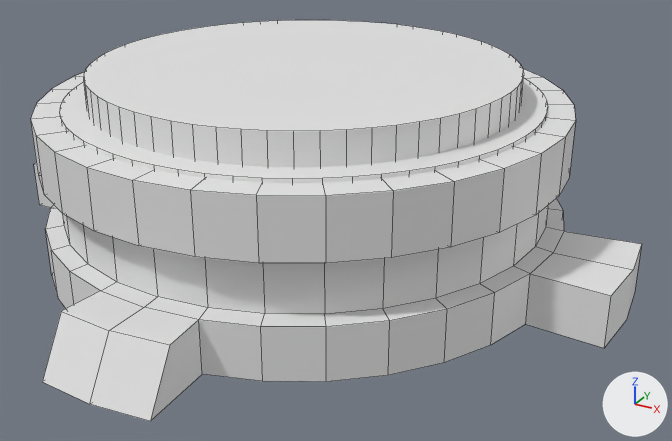
What one commit did to the Blender file Assets/Imports/player-base.blend.
Before and after are seen from a 50 mm camera at (3.93, -6.61, 2.91) aimed at (0.33, -0.06, -0.36). Every picture has the same lights, and +X, +Y and +Z are marked at lower right. Mesh edges are drawn as thin lines.

Objects in the first picture: 'Base', 'Push', 'Ring'.
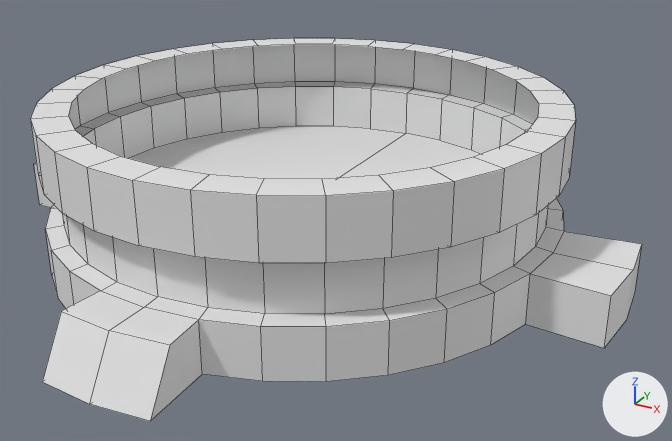
Diff of the bpy script that builds the scene:
```diff
--- a/Assets/Imports/player-base.blend.py
+++ b/Assets/Imports/player-base.blend.py
@@ me_cylinder @@
 me_cylinder.from_pydata(...)  # 133 vertices, 107 faces; spans x 0.0..1.28, y -1.27..1.28, z -1.0..1.0
 # used by ob_base; location = (0.0, 0.0, 0.0); scale = (2.24, 2.24, 0.692)
 # verts and faces of me_cylinder; kept vertices keep their numbers, new ones are numbered from 133
 # before: 86 (0.18, 0.92, -0.35), 88 (0.36, 0.86, -0.35), 90 (0.52, 0.78, -0.35), 92 (0.66, 0.66, -0.35), 94 (0.78, 0.52, -0.35)
 # before: 96 (0.86, 0.36, -0.35), 98 (0.92, 0.18, -0.35) at pixel (545, 227), 100 (0.93, 0.0, -0.35) at pixel (535, 246), 102 (0.92, -0.18, -0.35) at pixel (513, 266), 104 (0.86, -0.36, -0.35) at pixel (479, 283)
 # before: 106 (0.78, -0.52, -0.35) at pixel (435, 298), 108 (0.66, -0.66, -0.35) at pixel (382, 308), 110 (0.52, -0.78, -0.35) at pixel (324, 314), 112 (0.36, -0.86, -0.35) at pixel (264, 313), 114 (0.18, -0.92, -0.35) at pixel (207, 307)
 # before: 116 (0.0, -0.93, -0.35) at pixel (157, 296), 117 (0.0, 0.93, -0.35)
+# me_cylinder part 1
+faces += [(86, 88, 90, 92, 94, 96, 98, 100, 102, 104, 106, 108, 110, 112, 114, 116, 117)]
@@ ob_push @@
 ob_push.location = (0.0, 0.0, 0.666)
+ob_push.hide_set(True)
@@ ob_ring @@
 ob_ring.scale = (1.12, 1.12, 1.07)
+ob_ring.hide_set(True)
```

Changed parts and their boxes [x1, y1, x2, y2] in the pictures (672 x 441 px):
'Base', reshaped (8% taller): before [31, 68, 642, 421]; after [31, 38, 642, 421]
'Push', hidden: before [84, 20, 524, 167]
'Ring', hidden: before [60, 78, 548, 183]
part 1 of me_cylinder, added: after [130, 126, 481, 179]
